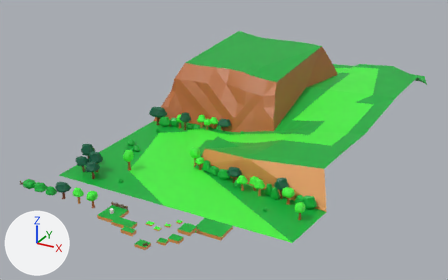
One commit to the Blender file public/assets/blend/world/Level2World.blend: the scene before it, then after it.
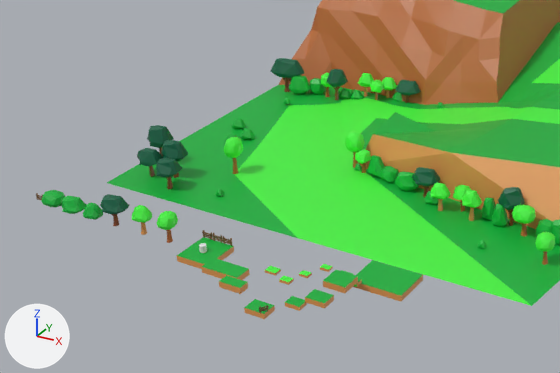
Each version appears first whole from a 50 mm camera at (98.7, -115.5, 87.1) aimed at (-1.0, 65.9, -3.6), and next in a close-up on the part from 0% to 69% of the width and 27% to 100% of the height. The axes (+X, +Y, +Z) are drawn at lower left. The lights are the same throughout.

Names of what the first close-up shows: 'Leaf_3', 'Platforms', 'Terrain', 'Trunk_3.008', 'Trunk_3.009', 'barrier_group_1', 'barrier_group_2', 'barrier_group_3', 'barrier_group_4', 'barrier_group_6', 'barrier_group_7', 'non_collider_shrubs'.
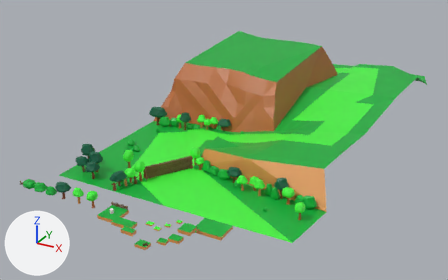
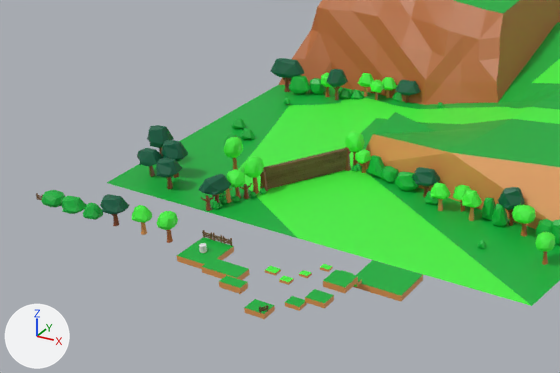
Where the newer file only moved an object's origin or applied its transform, the numbers keep the older frame.

The edits, one by one:
Mesh me_circle_005 is new.
It has 154 vertices, 120 faces and spans x -4.7..5.0, y 19.5..36.4, z 0.0..4.6.
Faces by material slot: [114, 6].
It uses material mat_hept32 (picture img_hept32_8x_png).
It uses material mat_material.
Mesh me_icosphere_008 is new.
It has 795 vertices, 1099 faces and spans x -9.9..6.4, y 10.0..35.1, z 0.0..6.6.
It uses material mat_hept32 (picture img_hept32_8x_png).
Object 'door_1' (ob_door_1) is new; it shows me_circle_005.
Its location is (0.0, 0.0, 0.0).
Object 'door_barrier_1' (ob_door_barrier_1) is new; it shows me_icosphere_008.
Its location is (0.0, 0.0, 0.0).

Pixel boxes (x1, y1, x2, y2) of what changed, in the close-ups (560 x 373 px):
'door_1', added (yellow): after (260, 147, 351, 191)
    faces in mat_material: (264, 148, 347, 189)
    faces in mat_hept32 (picture img_hept32_8x_png): (260, 147, 351, 191)
'door_barrier_1', added (green): after (199, 156, 358, 211)
